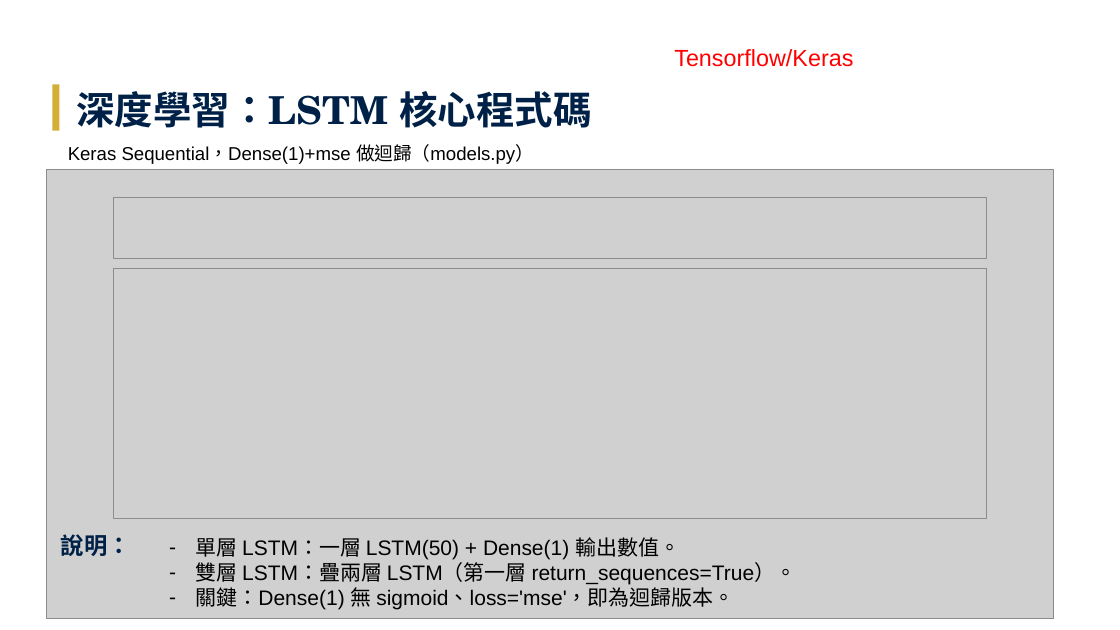
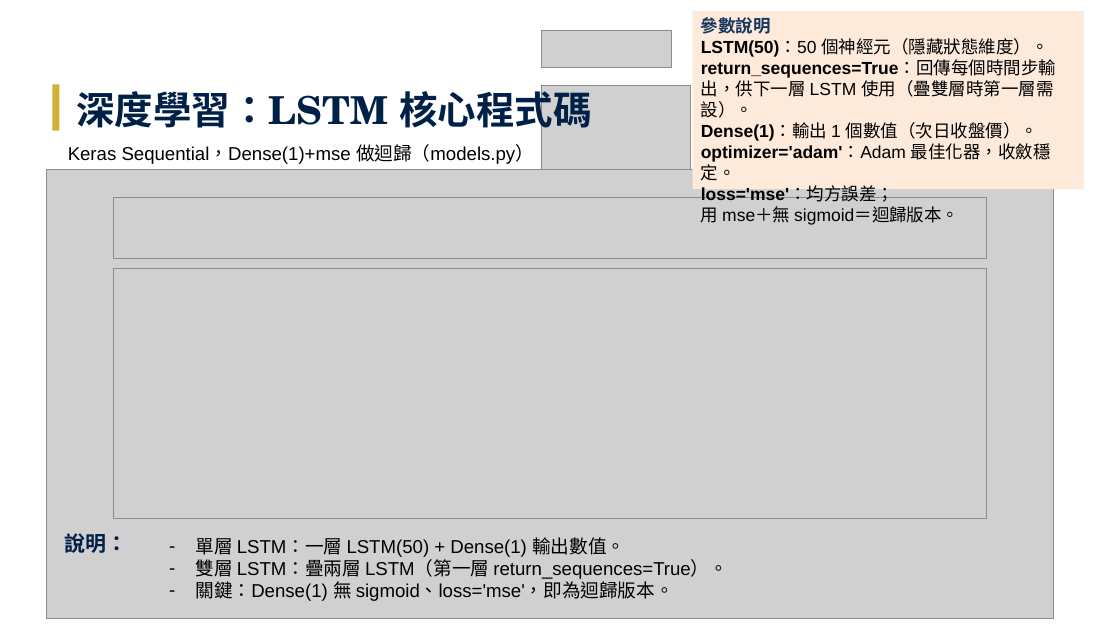
Before and after one commit to Tzu-Lin/ETF-AI-Project, a slide deck: slide 21 of 林子瑜-LLM_ETF_修訂七版_v20260611.pptx. Drawn at 1120x630 pixels with LibreOffice and Linux fonts; fonts in the diff are those of the drawing; grey boxes stand for pictures. Boxes give left, top, right and bottom in pixels: in the first picture for what was removed or moved away, otherwise in the second. Text is boxed around its words. In the diff, an @@ line names an element or a change of style, - is before the commit and + after.

```diff
--- a/林子瑜-LLM_ETF_修訂七版_v20260611.pptx
+++ b/林子瑜-LLM_ETF_修訂七版_v20260611.pptx
@@ rectangle added at <box>692,11,1084,189</box>, fill #FDEADA, 15 pt, text #000000 @@
+參數說明
+LSTM(50)：50 個神經元（隱藏狀態維度）。
+return_sequences=True：回傳每個時間步輸出，供下一層 LSTM 使用（疊雙層時第一層需設）。
+Dense(1)：輸出 1 個數值（次日收盤價）。
+optimizer='adam'：Adam 最佳化器，收斂穩定。
+loss='mse'：均方誤差；
+用 mse＋無 sigmoid＝迴歸版本。
@@ picture added at <box>541,30,671,68</box> @@
@@ text removed at <box>674,49,853,67</box> @@
-Tensorflow/Keras
@@ picture added at <box>541,85,690,180</box> @@
@@ text "說明：" at <box>64,533,127,553</box>: size 20 to 18 pt @@
@@ text "單層 LSTM：一層 LSTM(50) + Dense(1) ..." at <box>195,537,728,601</box>: size 18 to 16 pt @@
```
Also in this commit, not shown: 15 other slides changed, 9 other files.
